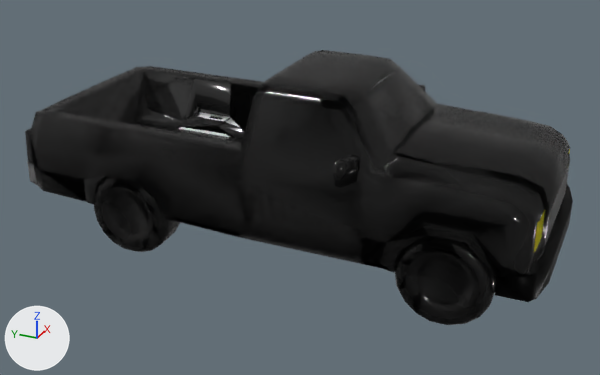
Before and after pictures for a commit that changed the Blender file Assets/Meshes/Cars/americanPickUpMesh.blend.
Camera for both pictures: a 50 mm lens placed at (-4.7, -2.13, 2.69), pointed at (-0.08, -0.05, 0.38). Every picture has the same lights, and +X, +Y and +Z are marked at lower left.

Objects in the first picture: 'outline'.
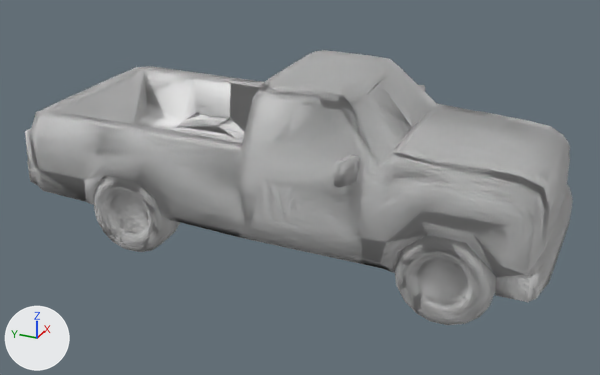
Commit message: truck bumper outline fixed

Patch to the scene script:
```diff
--- a/Assets/Meshes/Cars/americanPickUpMesh.blend.py
+++ b/Assets/Meshes/Cars/americanPickUpMesh.blend.py
@@ mat_material @@
+mat_material = principled_material('Material')
+mat_material.base_color = (0.8, 0.8, 0.8)  # white #e7e7e7
@@ me_cylinder_001 @@
 me_cylinder_001.from_pydata(...)  # 1112 vertices, 1995 faces; spans x -0.79..0.79, y -1.19..0.04, z -1.75..1.77
 # used by ob_outline; location = (0.0, 0.0, 0.01); rotation_euler = (-1.571, 0.0, 0.0), in degrees (-90, 0, 0)
-me_cylinder_001.materials.append(mat_t_redlight)  # red #ff3547
+# me_cylinder_001 part 1: all 1756 faces that had it switch from mat_material_001 (black #202020) to no material
+# me_cylinder_001 part 2: all 31 faces that had it switch from mat_black_metal (black #090909) to no material
+# me_cylinder_001 part 3: all 144 faces that had it switch from mat_chrom (grey #8f8f8f) to no material
+# me_cylinder_001 part 4: all 8 faces that had it switch from mat_m_yellowlight (yellow #f5ec26) to no material
+# me_cylinder_001 part 5: all 40 faces that had it switch from mat_m_grey (light grey #cacaca) to mat_material (white #e7e7e7)
 me_cylinder_001.materials.append(mat_m_mirror)
```

Location of each change, (x1, y1, x2, y2) in pixels of the pictures (600 x 375 px):
part 1 of me_cylinder_001, recoloured (black to grey)
    both: (25, 50, 570, 325)
part 2 of me_cylinder_001, recoloured (black to grey)
    both: (495, 185, 573, 302)
part 3 of me_cylinder_001, recoloured
    both: (546, 167, 569, 242)
part 4 of me_cylinder_001, recoloured (yellow to grey)
    both: (534, 149, 570, 252)
part 5 of me_cylinder_001, recoloured
    both: (27, 161, 37, 185)
